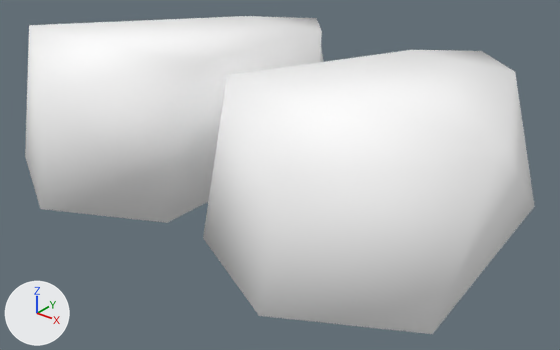
The glTF model public/3d/item/model__item__shop.ofs_2763_0/2763foot000_r.gltf, before and after one commit.
Rendered twice from a 50 mm lens placed at (0.71, -0.917, 0.555), pointed at (0.02, -0.054, 0.02). The lights are fixed; the arrows at lower left show +X, +Y and +Z. The first picture is the older version.

The first picture shows '2763foot000_r'.
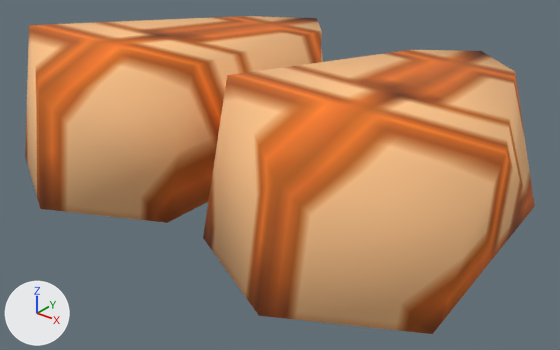
Diff of the bpy script that builds the scene:
```diff
--- a/public/3d/item/model__item__shop.ofs_2763_0/2763foot000_r.gltf.py
+++ b/public/3d/item/model__item__shop.ofs_2763_0/2763foot000_r.gltf.py
@@ img_c03_shoes @@
+img_c03_shoes = load_image('c03_shoes', '_unpacked/c03_shoes', 16, 16, 'sRGB')
@@ mat_c03_shoes @@
 mat_c03_shoes = principled_material('c03_shoes')
-mat_c03_shoes.base_color = (1.0, 1.0, 1.0)  # white #ffffff
+mat_c03_shoes.texture = img_c03_shoes
 mat_c03_shoes.roughness = 1.0
```

Changed parts and their boxes [x1, y1, x2, y2] in the pictures (560 x 350 px):
'2763foot000_r', surface changed (white to beige): [25, 16, 535, 334] in both
